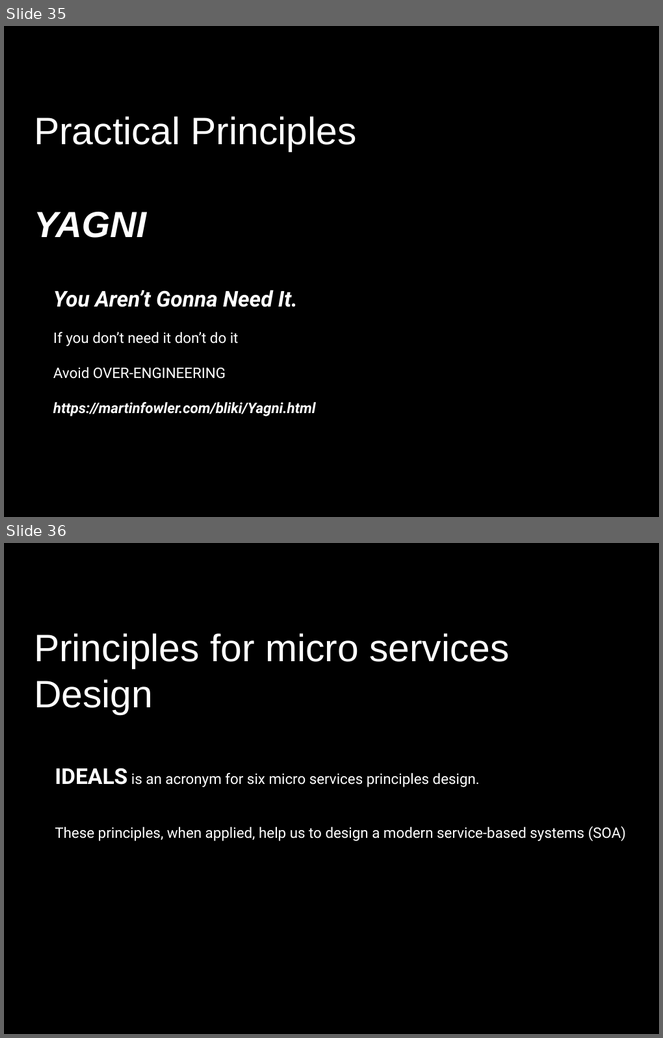
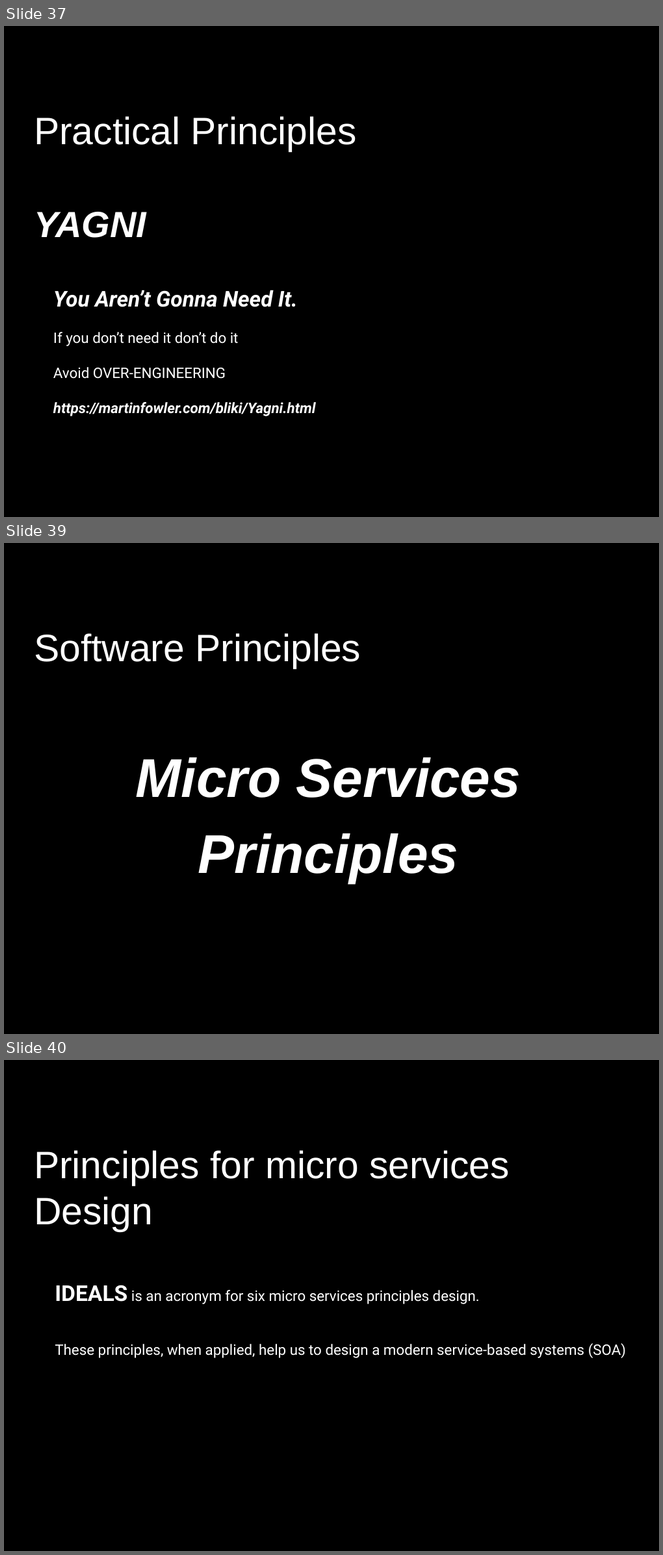
Before and after one commit to FrancoMelandri/SOLID, a slide deck: docs/solid.pptx. Shown one above the other, each under a label of ours: slides 35 and 36 before the commit, slides 37, 39 and 40 after it; the slides between them are not shown. The pictures are 663x1038 and 663x1555 pixels, drawn with LibreOffice and Linux fonts; fonts in the diff are those of the drawing. Boxes give left, top, right and bottom in pixels: in the first picture for what was removed or moved away, otherwise in the second. Text is boxed around its words. In the diff, an @@ line names an element or a change of style, - is before the commit and + after.

```diff
--- a/docs/solid.pptx
+++ b/docs/solid.pptx
@@ slide 39 added at [4,543,659,1034], background #000000 @@
@@ text added at [34,633,361,668], 42 pt, text #FFFFFF @@
+Software Principles
@@ text added at [136,757,521,884], 60 pt, text #FFFFFF, bold, italic @@
+Micro Services
+Principles
@@ what was slide 35 is now slide 37 @@
@@ what was slide 36 is now slide 40 @@
```
Also in this commit, not shown: 3 other slides added.
